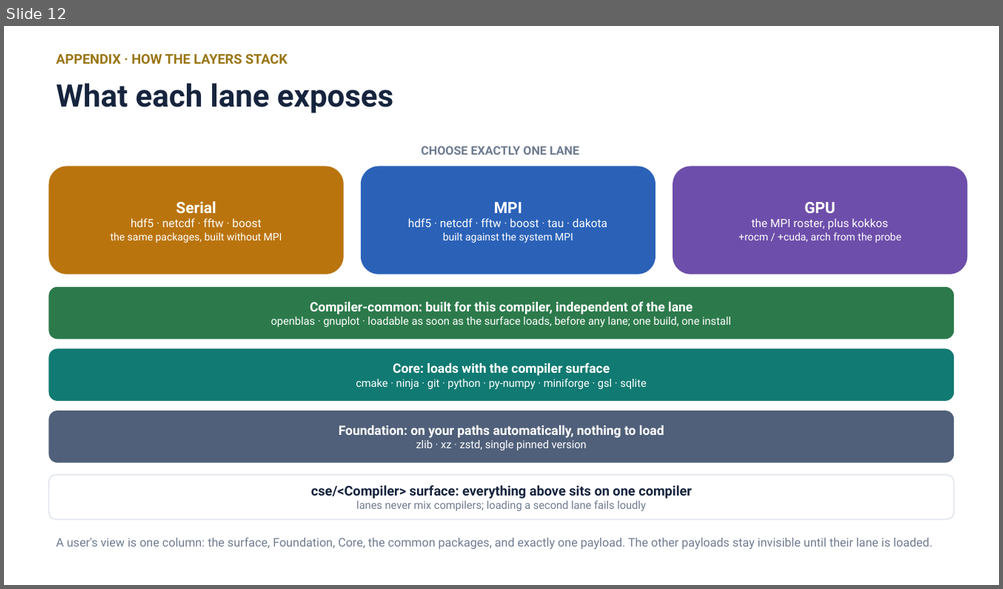
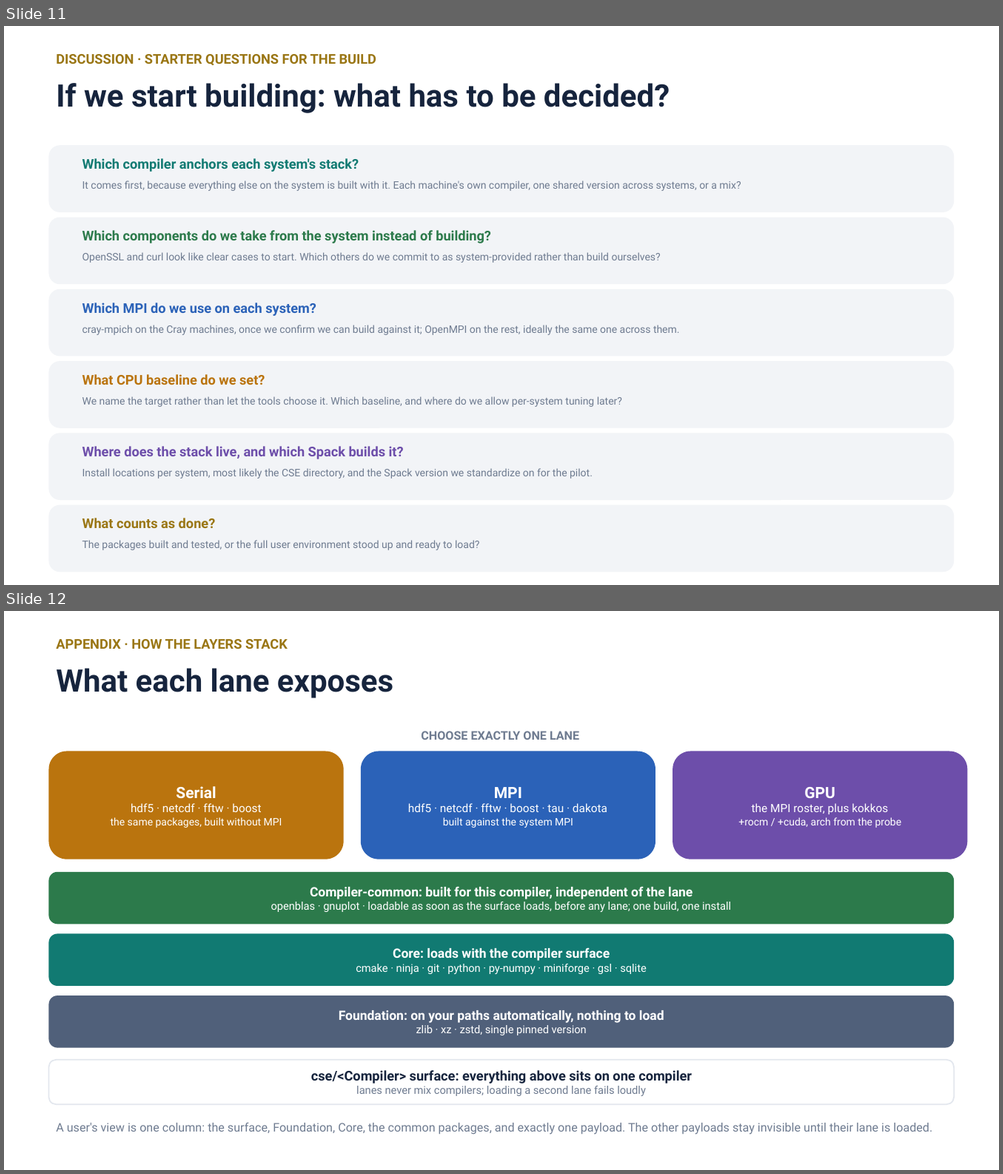
Before and after one commit to ray12514/stack-planning, a slide deck: presentations/cse_lanes_model.pptx. Shown one above the other, each under a label of ours: slide 12 before the commit, slides 11 and 12 after it. The pictures are 1003x589 and 1003x1174 pixels, drawn with LibreOffice and Linux fonts; fonts in the diff are those of the drawing. Boxes give left, top, right and bottom in pixels: in the first picture for what was removed or moved away, otherwise in the second. Text is boxed around its words. In the diff, an @@ line names an element or a change of style, - is before the commit and + after.

Commit message:
Reframe starter questions; add version-anchor question to open questions

```diff
--- a/presentations/cse_lanes_model.pptx
+++ b/presentations/cse_lanes_model.pptx
@@ slide 11 added at [4, 26, 999, 585], background #FFFFFF @@
@@ text added at [56, 54, 377, 65], 13 pt, text #9A7614, bold @@
+DISCUSSION · STARTER QUESTIONS FOR THE BUILD
@@ text added at [56, 83, 669, 113], 30 pt, text #16243D, bold @@
+If we start building: what has to be decided?
@@ rounded rectangle added at [48, 145, 954, 212], fill #F2F4F7 @@
@@ text added at [82, 158, 358, 172], 13 pt, text #117A72, bold @@
+Which compiler anchors each system's stack?
@@ text added at [82, 181, 740, 191], 10 pt, text #6E7B90 @@
+It comes first, because everything else on the system is built with it. Each machine's own compiler, one shared version across systems, or a mix?
@@ rounded rectangle added at [48, 217, 954, 284], fill #F2F4F7 @@
@@ text added at [82, 230, 491, 244], 13 pt, text #2C7A4B, bold @@
+Which components do we take from the system instead of building?
@@ text added at [82, 252, 660, 263], 10 pt, text #6E7B90 @@
+OpenSSL and curl look like clear cases to start. Which others do we commit to as system-provided rather than build ourselves?
@@ rounded rectangle added at [48, 289, 954, 357], fill #F2F4F7 @@
@@ text added at [82, 303, 316, 316], 13 pt, text #2B62B8, bold @@
+Which MPI do we use on each system?
@@ text added at [82, 325, 680, 335], 10 pt, text #6E7B90 @@
+cray-mpich on the Cray machines, once we confirm we can build against it; OpenMPI on the rest, ideally the same one across them.
@@ rounded rectangle added at [48, 362, 954, 429], fill #F2F4F7 @@
@@ text added at [82, 375, 264, 385], 13 pt, text #BA740E, bold @@
+What CPU baseline do we set?
@@ text added at [82, 397, 622, 407], 10 pt, text #6E7B90 @@
+We name the target rather than let the tools choose it. Which baseline, and where do we allow per-system tuning later?
@@ rounded rectangle added at [48, 434, 954, 500], fill #F2F4F7 @@
@@ text added at [82, 446, 404, 460], 13 pt, text #6D4EAA, bold @@
+Where does the stack live, and which Spack builds it?
@@ text added at [82, 469, 592, 479], 10 pt, text #6E7B90 @@
+Install locations per system, most likely the CSE directory, and the Spack version we standardize on for the pilot.
@@ rounded rectangle added at [48, 505, 954, 572], fill #F2F4F7 @@
@@ text added at [82, 518, 216, 528], 13 pt, text #9A7614, bold @@
+What counts as done?
@@ text added at [82, 540, 479, 551], 10 pt, text #6E7B90 @@
+The packages built and tested, or the full user environment stood up and ready to load?
```
Also in this commit, not shown: 1 slide changed, 1 slide removed, 1 other file.
